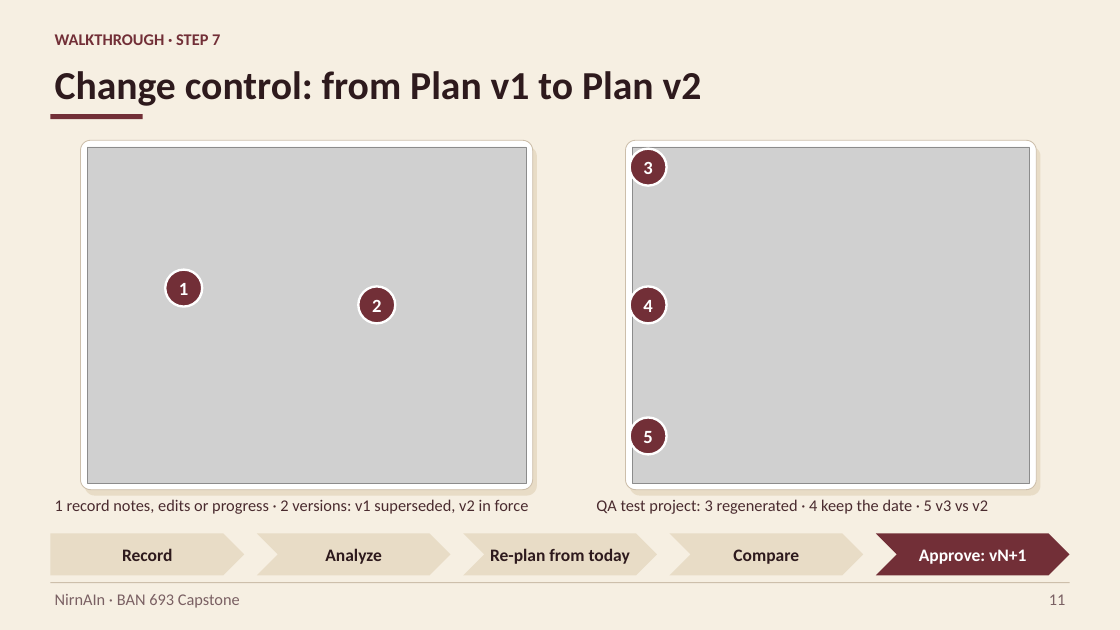
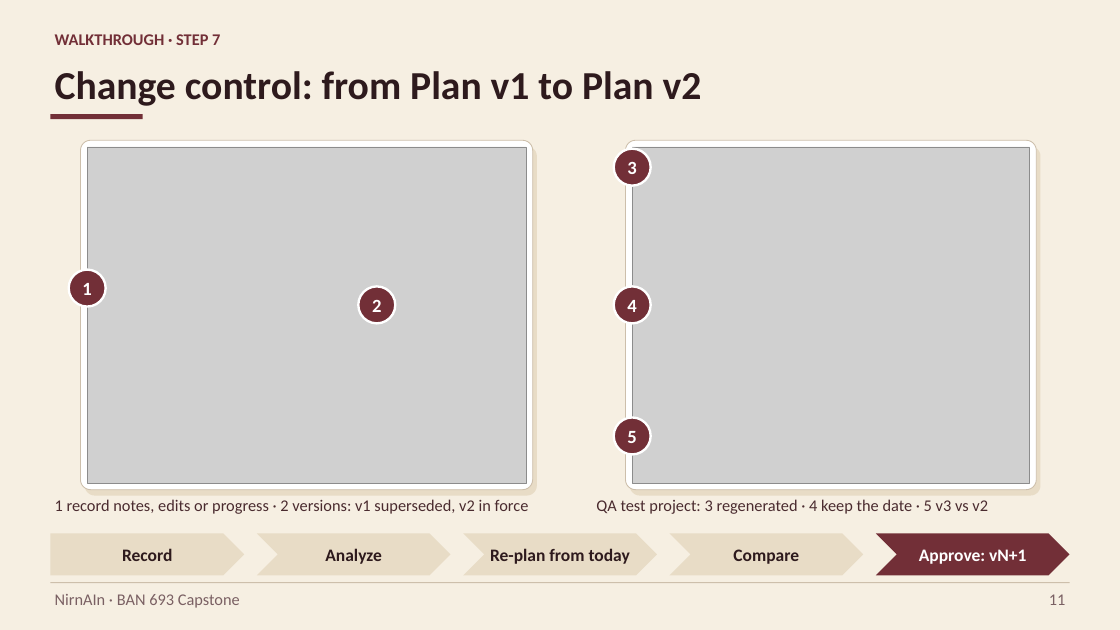
Before and after one commit to Dogiparthi-Sharada/NirnAIn, a slide deck: slide 11 of docs/project/NirnAIn_Capstone_Presentation.pptx. Drawn at 1120x630 pixels with LibreOffice and Linux fonts; fonts in the diff are those of the drawing; grey boxes stand for pictures. Boxes give left, top, right and bottom in pixels: in the first picture for what was removed or moved away, otherwise in the second. Text is boxed around its words. In the diff, an @@ line names an element or a change of style, - is before the commit and + after.

```diff
--- a/docs/project/NirnAIn_Capstone_Presentation.pptx
+++ b/docs/project/NirnAIn_Capstone_Presentation.pptx
@@ ellipse "1": place and size @@
-ellipse "1" at <box>166,270,202,307</box>
+ellipse "1" at <box>69,270,106,307</box>
@@ 3 ellipses: place and size @@
-3 ellipses at <box>630,149,667,455</box>
+3 ellipses at <box>614,149,651,455</box>
```
Also in this commit, not shown: 4 other slides changed, 1 other file.
